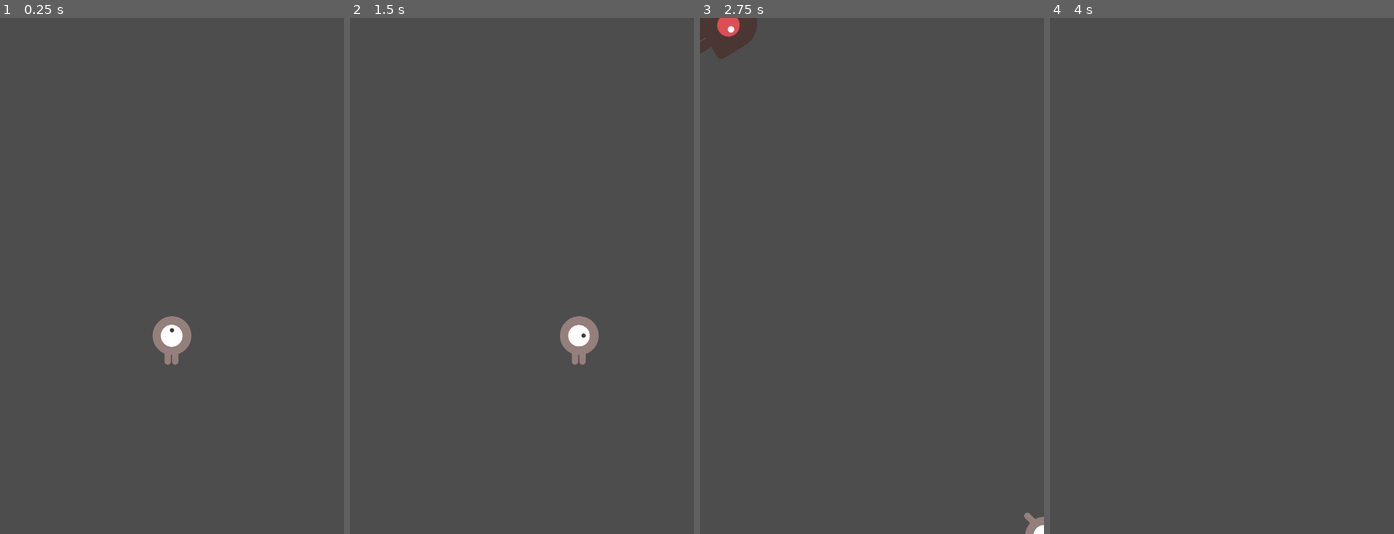
Above: before the commit, frames 1-4 (left to right).
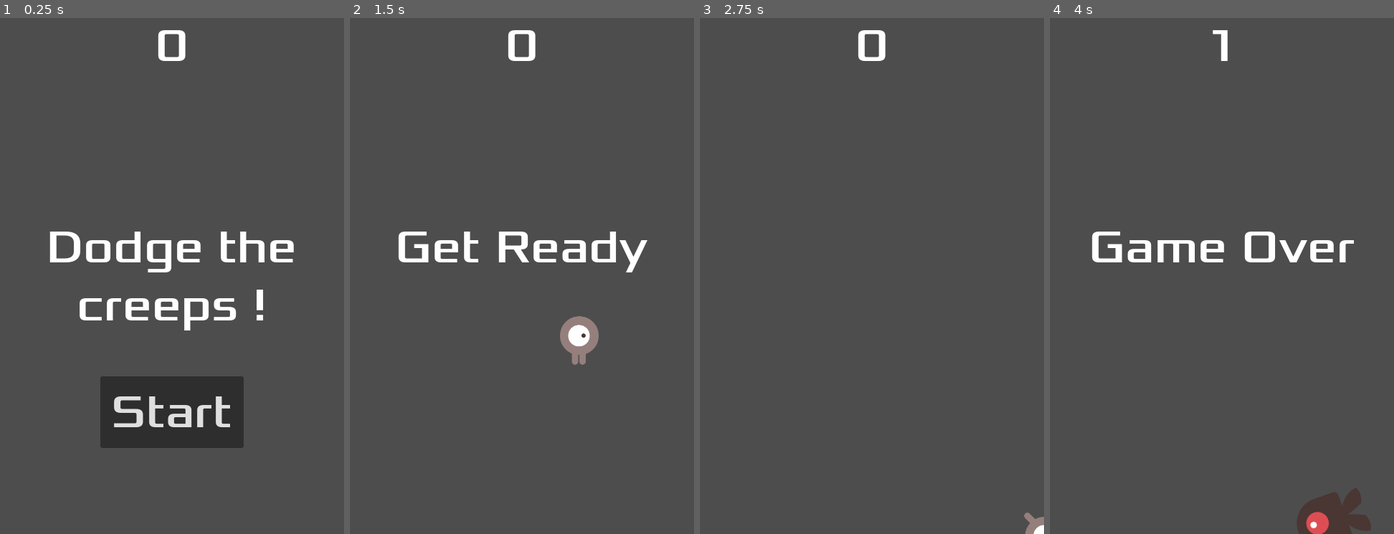
Above: after the commit, the same moments.

Repository: axel-paillaud/first-2d-game
Game: Godot game, scene res://main.tscn
The game is run twice, just before and just after one commit, with the same random seed, the same clock (stepped at 60 frames per second) and the same inputs.
Inputs (mouse positions are in pixels of both pictures, inside the frame that each line leads up to):
- Up to frame 1 (0.25 s): no input
- Up to frame 2 (1.5 s): click (522, 410) at 0.5 s, where only the run after the commit has a clickable "Start"; tap Enter at 1.25 s; hold Right (move_right) from 1.28 s (still down)
- Up to frame 3 (2.75 s): release Right (move_right) at 2.03 s; hold Down (move_down) from 2.03 s (still down)
- Up to frame 4 (4 s): release Down (move_down) at 2.78 s; hold Right (move_right) 2.78-3.53 s; hold Up (move_up) from 3.53 s (still down)

The runs differ from the first frame. In frame 1, 9.6% of the frame differs, in the area x 14-86%, y 2-84%; in frame 2, 2.1%; in frame 3, 1.3%; in frame 4, 3.1%.

Commit message:
solve issue : hide only message instead of full HUD

Diff:
--- a/hud.gd
+++ b/hud.gd
@@ -39,4 +39,4 @@
 
 
 func _on_message_timer_timeout():
-	hide()
+	$Message.hide()
--- a/main.gd
+++ b/main.gd
@@ -3,23 +3,23 @@
 @export var mob_scene: PackedScene
 var score
 
-
 # Called when the node enters the scene tree for the first time.
 func _ready():
-	new_game()
-
+	pass
 
 # Called every frame. 'delta' is the elapsed time since the previous frame.
 func _process(delta):
 	pass
 
-
 func game_over():
 	$ScoreTimer.stop()
 	$MobTimer.stop()
+	$HUD.show_game_over()
 
 func new_game():
 	score = 0
+	$HUD.update_score(score)
+	$HUD.show_message("Get Ready")
 	$Player.start($StartPosition.position)
 	$StartTimer.start()
 
@@ -50,7 +50,7 @@
 
 func _on_score_timer_timeout():
 	score += 1
-
+	$HUD.update_score(score)
 
 func _on_start_timer_timeout():
 	$MobTimer.start()
--- a/main.tscn
+++ b/main.tscn
@@ -1,8 +1,9 @@
-[gd_scene load_steps=5 format=3 uid="uid://bk7a7qgx7p8wf"]
+[gd_scene load_steps=6 format=3 uid="uid://bk7a7qgx7p8wf"]
 
 [ext_resource type="Script" path="res://main.gd" id="1_fp1sg"]
 [ext_resource type="PackedScene" uid="uid://dxvteemx6320r" path="res://player.tscn" id="1_hr1kg"]
 [ext_resource type="PackedScene" uid="uid://dhh8p30g5ley0" path="res://mob.tscn" id="2_yragw"]
+[ext_resource type="PackedScene" uid="uid://c16hr6xfnd8ao" path="res://hud.tscn" id="4_q3hwm"]
 
 [sub_resource type="Curve2D" id="Curve2D_vsb8v"]
 _data = {
@@ -33,7 +34,10 @@
 
 [node name="MobSpawnLocation" type="PathFollow2D" parent="MobPath"]
 
+[node name="HUD" parent="." instance=ExtResource("4_q3hwm")]
+
 [connection signal="hit" from="Player" to="." method="game_over"]
 [connection signal="timeout" from="MobTimer" to="." method="_on_mob_timer_timeout"]
 [connection signal="timeout" from="ScoreTimer" to="." method="_on_score_timer_timeout"]
 [connection signal="timeout" from="StartTimer" to="." method="_on_start_timer_timeout"]
+[connection signal="start_game" from="HUD" to="." method="new_game"]
